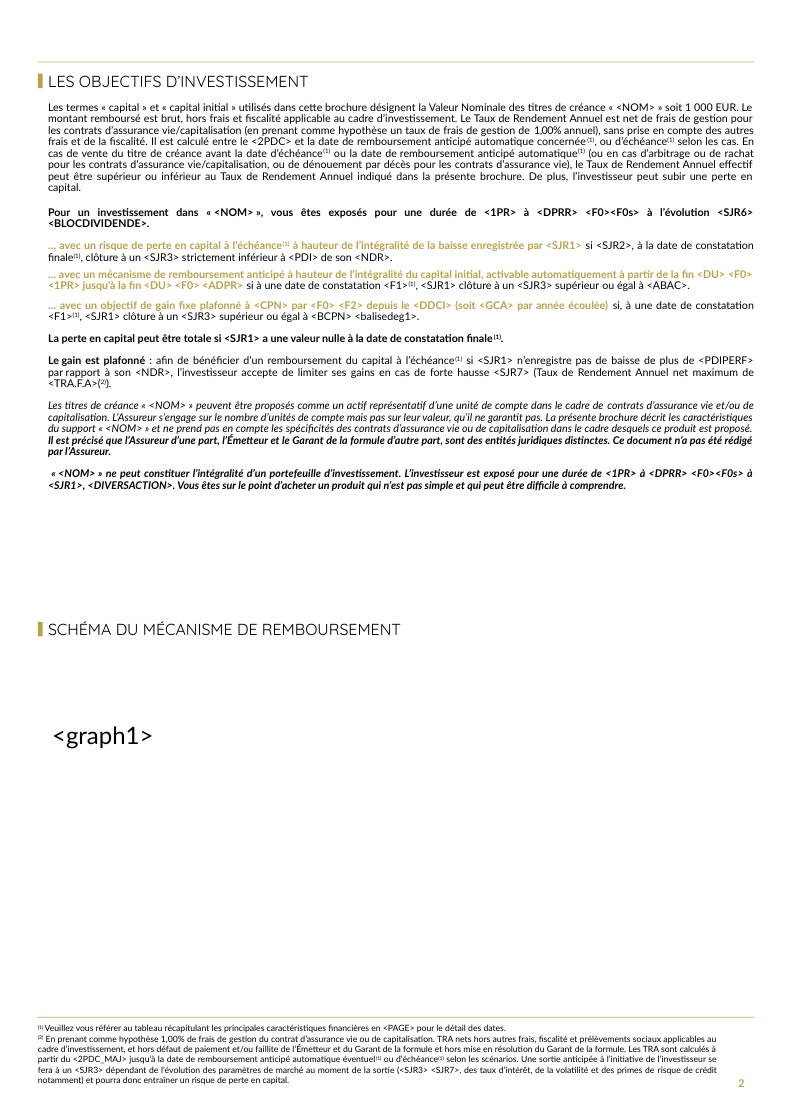
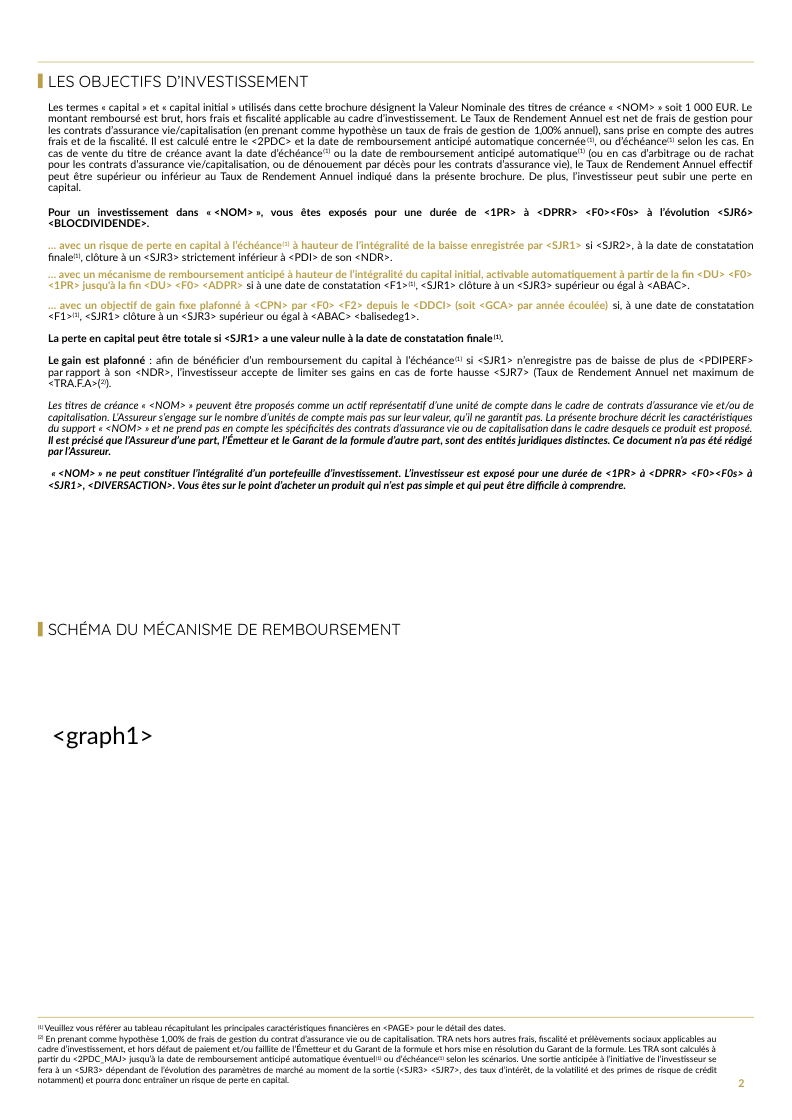
Before and after one commit to guillaumejacquin/Moulinette_Brochure_Equitim, a slide deck: slide 2 of Templates/BNP.pptx. Drawn at 792x1120 pixels with LibreOffice and Linux fonts; fonts in the diff are those of the drawing; background and template pictures are left out. Boxes give left, top, right and bottom in pixels: in the first picture for what was removed or moved away, otherwise in the second. Text is boxed around its words. In the diff, an @@ line names an element or a change of style, - is before the commit and + after.

```diff
--- a/Templates/BNP.pptx
+++ b/Templates/BNP.pptx
@@ text at (x1=48, y1=301, x2=754, y2=322): text changed @@
-    … avec un objectif de gain fixe plafonné à <CPN> par <F0> <F2> depuis le <DDCI> (soit <GCA> par année écoulée) si, à une date de constatation <F1>(1), <SJR1> clôture à un <SJR3> supérieur ou égal à <BCPN> <balisedeg1>.
+    … avec un objectif de gain fixe plafonné à <CPN> par <F0> <F2> depuis le <DDCI> (soit <GCA> par année écoulée) si, à une date de constatation <F1>(1), <SJR1> clôture à un <SJR3> supérieur ou égal à <ABAC> <balisedeg1>.
```
Also in this commit, not shown: 2 other slides changed, 51 other files.
